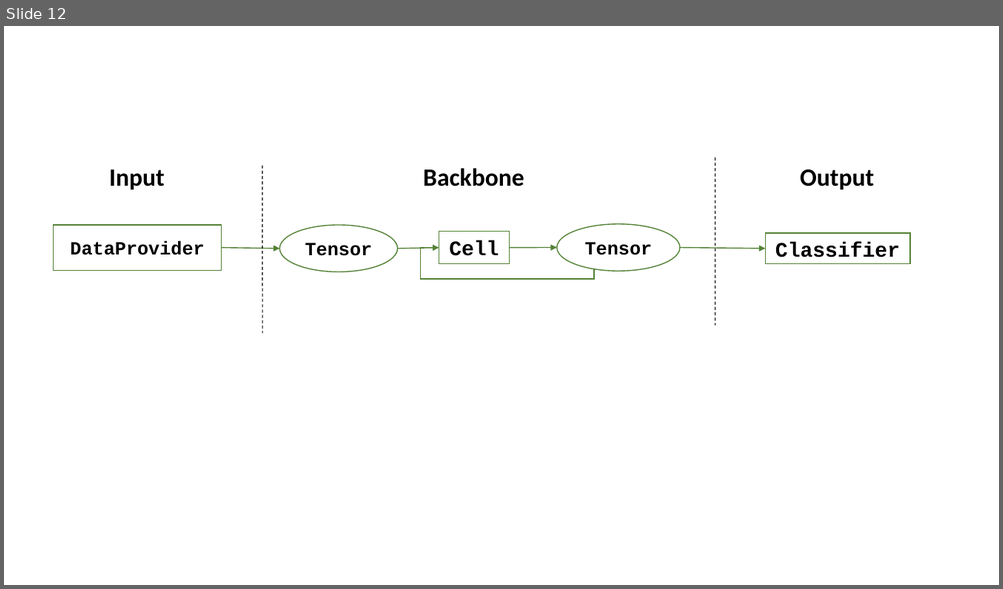
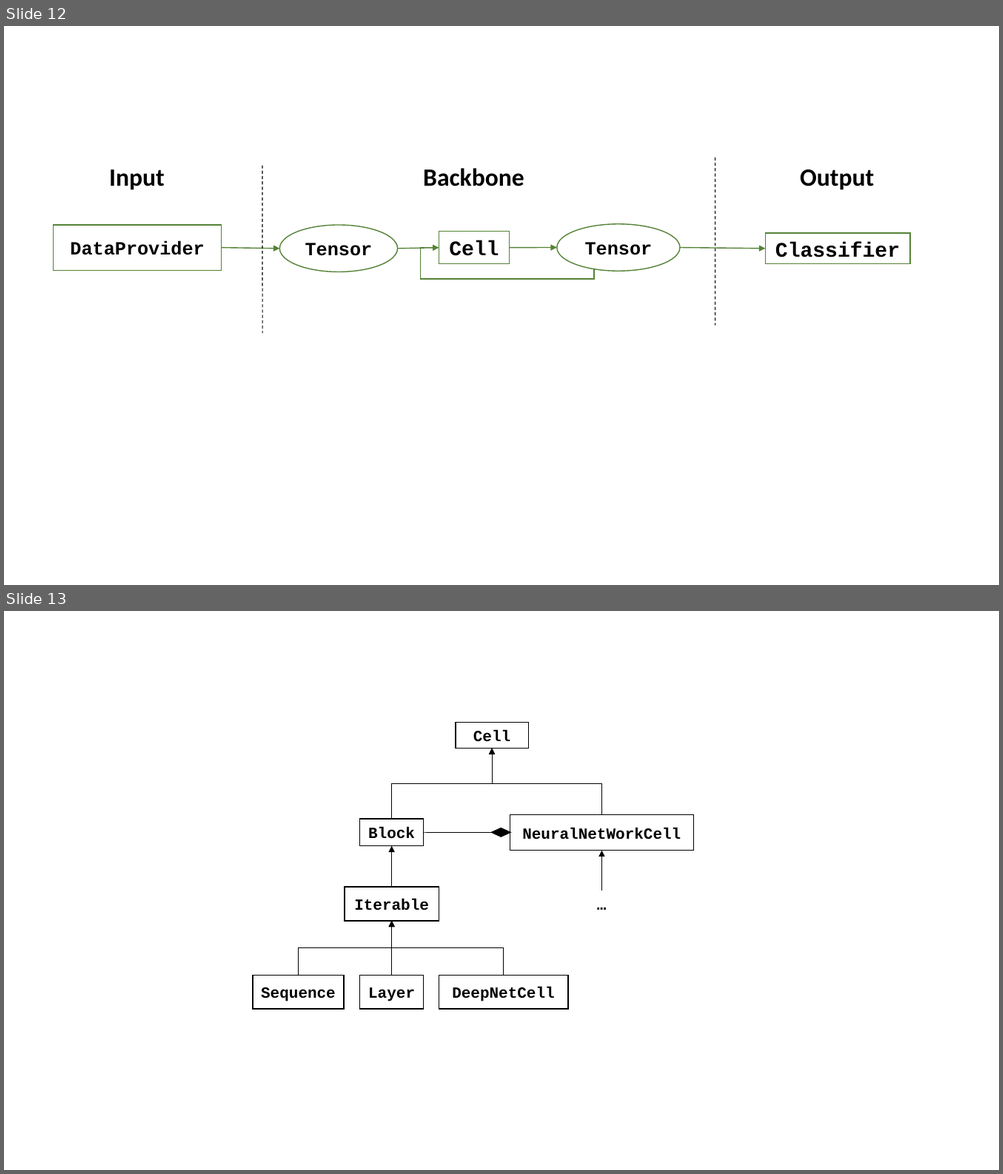
Before and after one commit to CEA-LIST/N2D2, a slide deck: docs/figs.pptx. Shown one above the other, each under a label of ours: slide 12 before the commit, slides 12 and 13 after it. The pictures are 1003x589 and 1003x1174 pixels, drawn with LibreOffice and Linux fonts; fonts in the diff are those of the drawing. Boxes give left, top, right and bottom in pixels: in the first picture for what was removed or moved away, otherwise in the second. Text is boxed around its words. In the diff, an @@ line names an element or a change of style, - is before the commit and + after.

```diff
--- a/docs/figs.pptx
+++ b/docs/figs.pptx
@@ slide 13 added at <box>4,611,999,1170</box>, background #FFFFFF @@
@@ rectangle added at <box>455,722,529,749</box>, fill #FFFFFF, outline #000000 1 pt, 15 pt, text #000000, bold @@
+Cell
@@ elbow arrow added from (392, 819) to (492, 749), #000000 0.5 pt @@
@@ elbow arrow added from (602, 815) to (492, 749), #000000 0.5 pt @@
@@ rectangle added at <box>360,819,424,846</box>, fill #FFFFFF, outline #000000 1 pt, 15 pt, text #000000, bold @@
+Block
@@ line added from (424, 832) to (510, 832), #000000 0.5 pt @@
@@ diamond added at <box>491,828,510,836</box>, fill #000000, outline #000000 1 pt @@
@@ rectangle added at <box>510,815,694,851</box>, fill #FFFFFF, outline #000000 1 pt, 15 pt, text #000000, bold @@
+NeuralNetWorkCell
@@ arrow added from (392, 887) to (392, 846), #000000 0.5 pt @@
@@ arrow added from (602, 891) to (602, 851), #000000 0.5 pt @@
@@ rectangle added at <box>344,887,438,921</box>, fill #FFFFFF, outline #000000 1 pt, 15 pt, text #000000, bold @@
+Iterable
@@ text added at <box>589,891,614,917</box>, 15 pt, text #000000, bold @@
+…
@@ elbow arrow added from (298, 975) to (392, 921), #000000 0.5 pt @@
@@ elbow arrow added from (504, 975) to (392, 921), #000000 0.5 pt @@
@@ elbow arrow added from (392, 975) to (392, 921), #000000 0.5 pt @@
@@ rectangle added at <box>253,975,344,1009</box>, fill #FFFFFF, outline #000000 1 pt, 15 pt, text #000000, bold @@
+Sequence
@@ rectangle added at <box>360,975,424,1009</box>, fill #FFFFFF, outline #000000 1 pt, 15 pt, text #000000, bold @@
+Layer
@@ rectangle added at <box>439,975,568,1009</box>, fill #FFFFFF, outline #000000 1 pt, 15 pt, text #000000, bold @@
+DeepNetCell
```
Also in this commit, not shown: 1 other slide added, 2 other files.
